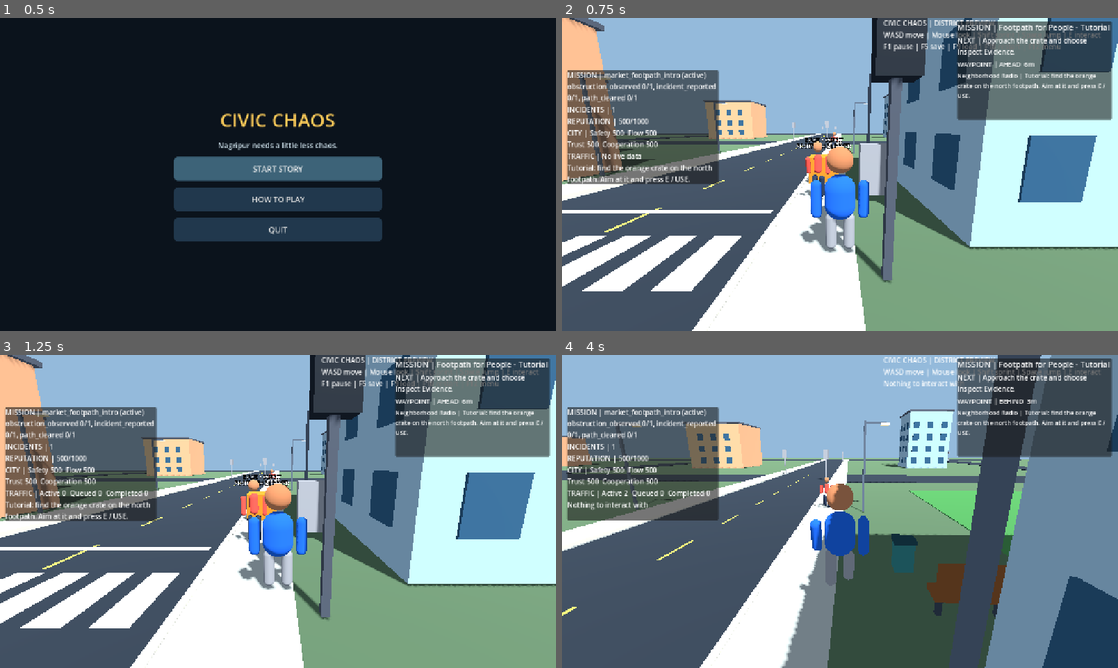
Above: before the commit, frames 1-4 (two rows, left to right).
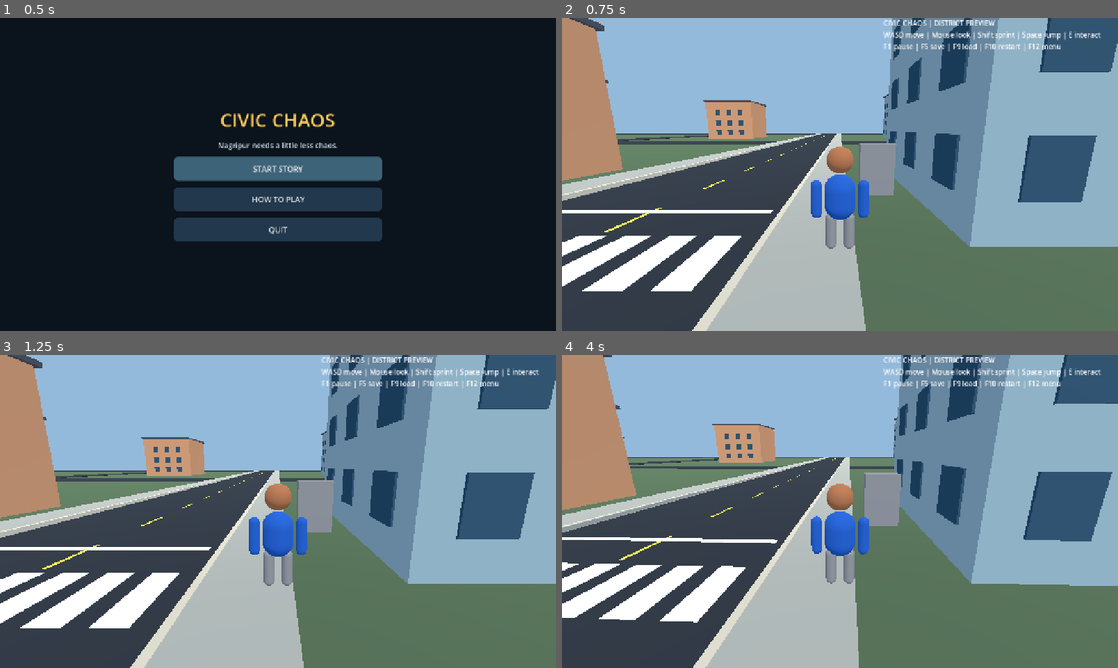
Above: after the commit, the same moments.

Repository: gauravprajapat-23/civic-chaos
Game: Godot game, scene res://scenes/core/menu.tscn
Same seed, same stepped clock (60 frames per second), same inputs: the game is played once before the commit and once after it.
Inputs (mouse positions are in pixels of both pictures, inside the frame that each line leads up to):
- Up to frame 1 (0.5 s): no input
- Up to frame 2 (0.75 s): click "START STORY" at 0.5 s
- Up to frame 3 (1.25 s): no input
- Up to frame 4 (4 s): tap E (interact, bound only before the commit) at 1.25 s; move the mouse to (867, 511) at 1.27 s; hold E (interact, bound only before the commit) 1.28-2.03 s; hold W (move_forward, bound only before the commit) from 1.28 s (still down); tap Space (jump, bound only before the commit) at 1.52, 2.27, 3.77 s; move the mouse to (812, 511) at 2.02 s; tap Shift (sprint, bound only before the commit) at 2.1, 3.6 s; move the mouse to (851, 505) at 2.77 s; hold E (interact, bound only before the commit) 2.78-3.53 s; move the mouse to (834, 517) at 3.52 s

Frame 1 is identical in both runs. In frame 2, 75% of the frame differs, in the area x 0-100%, y 0-100%; in frame 3, 75%; in frame 4, 86%.
Error after the commit: Parse Error: Could not parse global class "CivicTrafficSpawner" from "res://scripts/traffic/traffic_spawner.gd". (res://scripts/core/main.gd:104)

Commit message:
fix(traffic): enforce actor and vehicle sweep clearance for every spawned physical car [skip ci]

Diff:
--- a/scripts/traffic/traffic_spawner.gd
+++ b/scripts/traffic/traffic_spawner.gd
@@ -227,7 +227,10 @@
 		vehicle.queue_free()
 		rejected_total += 1
 		return false
-	vehicle.physics_obstacle_checks_enabled = city_mode
+	# All physical cars must yield to real player/pedestrian bodies, not
+    # just cars in the expanded-city mode. Isolated abstract agents in
+    # deterministic unit tests still have no collision body.
+    vehicle.physics_obstacle_checks_enabled = true
 	if _spawn_occupied(vehicle):
 		vehicle.queue_free()
 		rejected_total += 1
